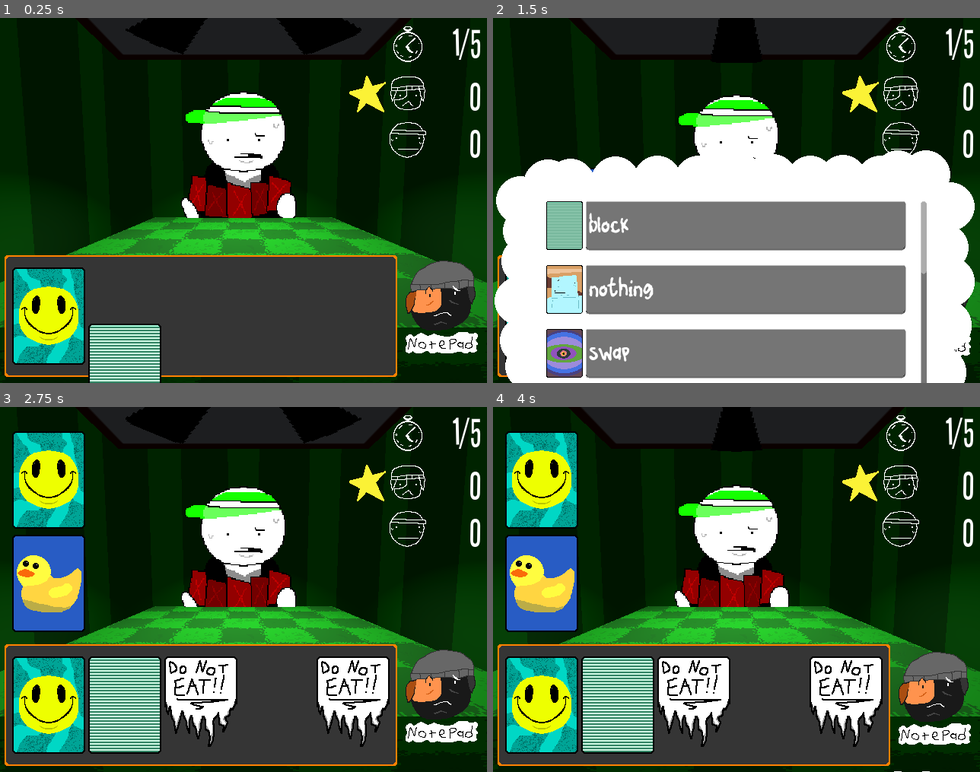
Above: before the commit, frames 1-4 (two rows, left to right).
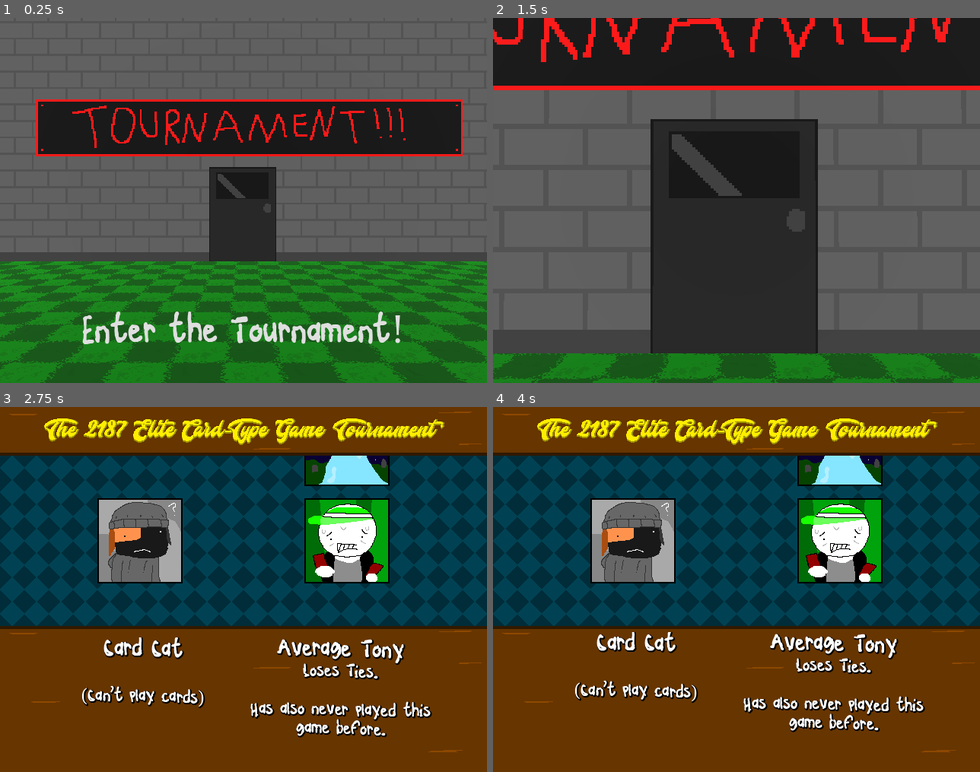
Above: after the commit, the same moments.

Repository: willslyman/kat-kards
Game: Godot game, scene res://scenes/main.tscn
The game is run twice, just before and just after one commit, with the same random seed, the same clock (stepped at 60 frames per second) and the same inputs.
Inputs (mouse positions are in pixels of both pictures, inside the frame that each line leads up to):
- Up to frame 1 (0.25 s): no input
- Up to frame 2 (1.5 s): click (736, 331) at 0.5 s, where only the run after the commit has a clickable "Enter the Tournament!"; click (936, 310) at 1.27 s
- Up to frame 3 (2.75 s): click (438, 735) at 2.02 s
- Up to frame 4 (4 s): click (936, 695) at 2.77 s; click (931, 735) at 3.52 s

The runs differ from the first frame. In frame 1, 98% of the frame differs, in the area x 0-100%, y 0-100%; in frame 2, 89%; in frame 3, 99%; in frame 4, 99%.

Commit message:
basic menu

Diff:
--- a/scenes/card_ui.tscn
+++ b/scenes/card_ui.tscn
@@ -177,7 +177,7 @@
 "times": PackedFloat32Array(0),
 "transitions": PackedFloat32Array(1),
 "update": 0,
-"values": [Vector2(0, 0)]
+"values": [Vector2(0, -194)]
 }
 tracks/1/type = "value"
 tracks/1/imported = false
@@ -189,7 +189,7 @@
 "times": PackedFloat32Array(0),
 "transitions": PackedFloat32Array(1),
 "update": 0,
-"values": [Vector2(0, 0)]
+"values": [Vector2(0, -194)]
 }
 
 [sub_resource type="Animation" id="Animation_ti0j5"]
@@ -269,7 +269,7 @@
 "times": PackedFloat32Array(0),
 "transitions": PackedFloat32Array(1),
 "update": 0,
-"values": [Vector2(264, 392)]
+"values": [Vector2(264, 570)]
 }
 
 [sub_resource type="Animation" id="Animation_birkm"]
@@ -358,13 +358,13 @@
 tracks/0/imported = false
 tracks/0/enabled = true
 tracks/0/path = NodePath(".:position")
-tracks/0/interp = 1
-tracks/0/loop_wrap = true
-tracks/0/keys = {
-"times": PackedFloat32Array(0),
-"transitions": PackedFloat32Array(1),
-"update": 0,
-"values": [Vector2(528, 312)]
+tracks/0/interp = 2
+tracks/0/loop_wrap = true
+tracks/0/keys = {
+"times": PackedFloat32Array(0),
+"transitions": PackedFloat32Array(1),
+"update": 0,
+"values": [Vector2(648, 312)]
 }
 
 [sub_resource type="Animation" id="Animation_18v6j"]
@@ -506,8 +506,9 @@
 
 [node name="Round" type="Control" parent="UI"]
 anchors_preset = 0
+offset_top = -194.0
 offset_right = 640.0
-offset_bottom = 131.0
+offset_bottom = -63.0
 
 [node name="RoundIcon" type="Sprite2D" parent="UI/Round"]
 position = Vector2(536, 34)
@@ -531,6 +532,8 @@
 anchors_preset = 15
 anchor_right = 1.0
 anchor_bottom = 1.0
+offset_top = -194.0
+offset_bottom = -194.0
 grow_horizontal = 2
 grow_vertical = 2
 
@@ -681,7 +684,7 @@
 [node name="Opponent" type="Node" parent="."]
 
 [node name="MyCards" type="Sprite2D" parent="."]
-position = Vector2(264, 392)
+position = Vector2(264, 570)
 texture = ExtResource("2_e1hm3")
 
 [node name="AnimationPlayer" type="AnimationPlayer" parent="MyCards"]
@@ -719,9 +722,9 @@
 
 [node name="NotepadButt" type="Button" parent="."]
 layout_mode = 0
-offset_left = 528.0
+offset_left = 648.0
 offset_top = 312.0
-offset_right = 632.0
+offset_right = 752.0
 offset_bottom = 448.0
 focus_mode = 0
 icon = ExtResource("9_gf8qa")
@@ -731,7 +734,6 @@
 libraries = {
 &"": SubResource("AnimationLibrary_18v6j")
 }
-autoplay = "move"
 
 [node name="Notepad" parent="." instance=ExtResource("6_psgti")]
 z_index = 12
--- a/scenes/main.tscn
+++ b/scenes/main.tscn
@@ -15,6 +15,46 @@
 [ext_resource type="Texture2D" uid="uid://cnlal2h28a70r" path="res://textures/tournament_icons/opp3.png" id="12_trceg"]
 [ext_resource type="Texture2D" uid="uid://s1k6ktrfeeka" path="res://textures/fan.png" id="14_a8y0u"]
 [ext_resource type="FontFile" uid="uid://bu64c3g4fm4qm" path="res://fonts/Zinterview.ttf" id="15_jkv2x"]
+[ext_resource type="Texture2D" uid="uid://cpc5pyv2l03ml" path="res://textures/menu.png" id="16_jbj1t"]
+[ext_resource type="Texture2D" uid="uid://blnfn4lrrcj8r" path="res://textures/table1.png" id="17_muem4"]
+
+[sub_resource type="Animation" id="Animation_dp3eg"]
+resource_name = "hide"
+length = 0.5
+step = 0.1
+tracks/0/type = "value"
+tracks/0/imported = false
+tracks/0/enabled = true
+tracks/0/path = NodePath("Start:position")
+tracks/0/interp = 1
+tracks/0/loop_wrap = true
+tracks/0/keys = {
+"times": PackedFloat32Array(0, 0.5),
+"transitions": PackedFloat32Array(0.3, 1),
+"update": 0,
+"values": [Vector2(106.5, 376), Vector2(106.5, 496)]
+}
+
+[sub_resource type="Animation" id="Animation_0ld40"]
+length = 0.001
+tracks/0/type = "value"
+tracks/0/imported = false
+tracks/0/enabled = true
+tracks/0/path = NodePath("Start:position")
+tracks/0/interp = 1
+tracks/0/loop_wrap = true
+tracks/0/keys = {
+"times": PackedFloat32Array(0),
+"transitions": PackedFloat32Array(1),
+"update": 0,
+"values": [Vector2(106.5, 376)]
+}
+
+[sub_resource type="AnimationLibrary" id="AnimationLibrary_gqmmt"]
+_data = {
+&"RESET": SubResource("Animation_0ld40"),
+&"hide": SubResource("Animation_dp3eg")
+}
 
 [sub_resource type="Animation" id="Animation_tipki"]
 length = 0.001
@@ -28,7 +68,7 @@
 "times": PackedFloat32Array(0),
 "transitions": PackedFloat32Array(1),
 "update": 0,
-"values": [Vector3(0, 1.1102806, 2.4705513)]
+"values": [Vector3(0, 0.5, 12.27)]
 }
 tracks/1/type = "value"
 tracks/1/imported = false
@@ -40,7 +80,7 @@
 "times": PackedFloat32Array(0),
 "transitions": PackedFloat32Array(1),
 "update": 0,
-"values": [Vector3(-0.08637637, 0, 0)]
+"values": [Vector3(0, 0, 0)]
 }
 tracks/2/type = "value"
 tracks/2/imported = false
@@ -94,9 +134,83 @@
 "values": [Vector3(1, 1, 1)]
 }
 
+[sub_resource type="Animation" id="Animation_muem4"]
+resource_name = "intro"
+length = 2.0
+step = 0.1
+tracks/0/type = "value"
+tracks/0/imported = false
+tracks/0/enabled = true
+tracks/0/path = NodePath(".:position")
+tracks/0/interp = 1
+tracks/0/loop_wrap = true
+tracks/0/keys = {
+"times": PackedFloat32Array(0, 1.7, 2),
+"transitions": PackedFloat32Array(1, 1, 1),
+"update": 0,
+"values": [Vector3(0, 0.5, 12.27), Vector3(0, 0.5, 2.471), Vector3(0, 1.1102806, 2.4705513)]
+}
+tracks/1/type = "value"
+tracks/1/imported = false
+tracks/1/enabled = true
+tracks/1/path = NodePath(".:rotation")
+tracks/1/interp = 1
+tracks/1/loop_wrap = true
+tracks/1/keys = {
+"times": PackedFloat32Array(0, 0.19999999, 0.4, 0.6, 0.8000001, 1, 1.2, 1.4, 1.6, 1.7, 2),
+"transitions": PackedFloat32Array(1, 1, 1, 1, 1, 1, 1, 1, 1, 1, 1),
+"update": 0,
+"values": [Vector3(0, 0, 0), Vector3(0.017453292, 0, 0), Vector3(-0.017453292, 0, 0), Vector3(0.017453292, 0, 0), Vector3(-0.017453292, 0, 0), Vector3(0.017453292, 0, 0), Vector3(-0.017453292, 0, 0), Vector3(0.017453292, 0, 0), Vector3(-0.017453292, 0, 0), Vector3(-0.08726646, 0, 0), Vector3(-0.08637637, 0, 0)]
+}
+tracks/2/type = "method"
+tracks/2/imported = false
+tracks/2/enabled = true
+tracks/2/path = NodePath("..")
+tracks/2/interp = 1
+tracks/2/loop_wrap = true
+tracks/2/keys = {
+"times": PackedFloat32Array(1),
+"transitions": PackedFloat32Array(1),
+"values": [{
+"args": [],
+"method": &"set_first_opp"
+}]
+}
+
+[sub_resource type="Animation" id="Animation_yc10j"]
+resource_name = "doot"
+length = 1.8
+step = 0.1
+tracks/0/type = "value"
+tracks/0/imported = false
+tracks/0/enabled = true
+tracks/0/path = NodePath(".:position")
+tracks/0/interp = 1
+tracks/0/loop_wrap = true
+tracks/0/keys = {
+"times": PackedFloat32Array(0, 0.3, 1.8),
+"transitions": PackedFloat32Array(0.3, 0.3, 1),
+"update": 0,
+"values": [Vector3(0, 1.1102806, 3.4854279), Vector3(0, 1.1102806, 3.4854279), Vector3(0, 1.1102806, 2.4705513)]
+}
+tracks/1/type = "value"
+tracks/1/imported = false
+tracks/1/enabled = true
+tracks/1/path = NodePath(".:rotation")
+tracks/1/interp = 1
+tracks/1/loop_wrap = true
+tracks/1/keys = {
+"times": PackedFloat32Array(0, 0.3, 1.8),
+"transitions": PackedFloat32Array(1, 1, 1),
+"update": 0,
+"values": [Vector3(-0.08637637, 0, 0), Vector3(-0.08637637, 0, 0), Vector3(-0.08637637, 0, 0)]
+}
+
 [sub_resource type="AnimationLibrary" id="AnimationLibrary_85g3d"]
 _data = {
 &"RESET": SubResource("Animation_tipki"),
+&"doot": SubResource("Animation_yc10j"),
+&"intro": SubResource("Animation_muem4"),
 &"to_table": SubResource("Animation_o6xl0")
 }
 
@@ -246,6 +360,22 @@
 "transitions": PackedFloat32Array(1),
 "update": 0,
 "values": [Vector2(0, 488)]
+}
+
+[sub_resource type="Animation" id="Animation_jbj1t"]
+resource_name = "show_bios"
+step = 0.1
+tracks/0/type = "value"
+tracks/0/imported = false
+tracks/0/enabled = true
+tracks/0/path = NodePath("TUI/Bios:position")
+tracks/0/interp = 1
+tracks/0/loop_wrap = true
+tracks/0/keys = {
+"times": PackedFloat32Array(0, 1),
+"transitions": PackedFloat32Array(0.3, 1),
+"update": 0,
+"values": [Vector2(0, 488), Vector2(0, 288)]
 }
 
 [sub_resource type="Animation" id="Animation_trceg"]
@@ -354,20 +484,69 @@
 "values": [Vector2(0, 488)]
 }
 
-[sub_resource type="Animation" id="Animation_jbj1t"]
-resource_name = "show_bios"
+[sub_resource type="Animation" id="Animation_gqmmt"]
+resource_name = "to_tournament_first"
+length = 0.5
 step = 0.1
 tracks/0/type = "value"
 tracks/0/imported = false
 tracks/0/enabled = true
-tracks/0/path = NodePath("TUI/Bios:position")
-tracks/0/interp = 1
-tracks/0/loop_wrap = true
-tracks/0/keys = {
-"times": PackedFloat32Array(0, 1),
+tracks/0/path = NodePath("TUI:visible")
+tracks/0/interp = 1
+tracks/0/loop_wrap = true
+tracks/0/keys = {
+"times": PackedFloat32Array(0),
+"transitions": PackedFloat32Array(1),
+"update": 1,
+"values": [true]
+}
+tracks/1/type = "value"
+tracks/1/imported = false
+tracks/1/enabled = true
+tracks/1/path = NodePath("TUI:position")
+tracks/1/interp = 1
+tracks/1/loop_wrap = true
+tracks/1/keys = {
+"times": PackedFloat32Array(0),
+"transitions": PackedFloat32Array(1),
+"update": 0,
+"values": [Vector2(0, 0)]
+}
+tracks/2/type = "value"
+tracks/2/imported = false
+tracks/2/enabled = true
+tracks/2/path = NodePath("TUI/Back:position")
+tracks/2/interp = 1
+tracks/2/loop_wrap = true
+tracks/2/keys = {
+"times": PackedFloat32Array(0),
+"transitions": PackedFloat32Array(1),
+"update": 0,
+"values": [Vector2(0, 64)]
+}
+tracks/3/type = "value"
+tracks/3/imported = false
+tracks/3/enabled = true
+tracks/3/path = NodePath("TUI:scale")
+tracks/3/interp = 1
+tracks/3/loop_wrap = true
+tracks/3/keys = {
+"times": PackedFloat32Array(0, 0.5),
 "transitions": PackedFloat32Array(0.3, 1),
 "update": 0,
-"values": [Vector2(0, 488), Vector2(0, 288)]
+"values": [Vector2(0, 0), Vector2(1, 1)]
+}
+tracks/4/type = "value"
+tracks/4/imported = false
+tracks/4/enabled = true
+tracks/4/path = NodePath("TUI/Bios:position")
+tracks/4/interp = 1
+tracks/4/loop_wrap = true
+tracks/4/keys = {
+"times": PackedFloat32Array(0),
+"transitions": PackedFloat32Array(1),
+"update": 0,
+"values": [Vector2(0, 488)]
 }
 
 [sub_resource type="AnimationLibrary" id="AnimationLibrary_eb6dy"]
@@ -375,8 +554,22 @@
 &"RESET": SubResource("Animation_eb6dy"),
 &"show_bios": SubResource("Animation_jbj1t"),
 &"start_round": SubResource("Animation_trceg"),
-&"to_tournament": SubResource("Animation_ya4ey")
-}
+&"to_tournament": SubResource("Animation_ya4ey"),
+&"to_tournament_first": SubResource("Animation_gqmmt")
+}
+
+[sub_resource type="BoxMesh" id="BoxMesh_muem4"]
+size = Vector3(20, 20, 1)
+
+[sub_resource type="StandardMaterial3D" id="StandardMaterial3D_dp3eg"]
+albedo_texture = ExtResource("16_jbj1t")
+uv1_scale = Vector3(3.01, 2.04, 2.04)
+texture_filter = 0
+
+[sub_resource type="StandardMaterial3D" id="StandardMaterial3D_0ld40"]
+albedo_texture = ExtResource("17_muem4")
+uv1_scale = Vector3(40, 40, 40)
+texture_filter = 0
 
 [node name="Main" type="Node3D"]
 script = ExtResource("1_tefeu")
@@ -384,8 +577,43 @@
 
 [node name="Arena" parent="." instance=ExtResource("1_tbgi4")]
 
+[node name="Menu" type="Control" parent="."]
+layout_mode = 3
+anchors_preset = 15
+anchor_right = 1.0
+anchor_bottom = 1.0
+grow_horizontal = 2
+grow_vertical = 2
+mouse_filter = 2
+
+[node name="Start" type="Button" parent="Menu"]
+layout_mode = 1
+anchors_preset = 8
+anchor_left = 0.5
+anchor_top = 0.5
+anchor_right = 0.5
+anchor_bottom = 0.5
+offset_left = -213.5
+offset_top = 136.0
+offset_right = 213.5
+offset_bottom = 209.0
+grow_horizontal = 2
+grow_vertical = 2
+focus_mode = 0
+mouse_default_cursor_shape = 2
+theme_override_colors/font_hover_color = Color(0.9490196, 0.9490196, 0, 1)
+theme_override_fonts/font = ExtResource("15_jkv2x")
+theme_override_font_sizes/font_size = 48
+text = "Enter the Tournament!"
+flat = true
+
+[node name="AnimationPlayer" type="AnimationPlayer" parent="Menu"]
+libraries = {
+&"": SubResource("AnimationLibrary_gqmmt")
+}
+
 [node name="Camera3D" type="Camera3D" parent="."]
-transform = Transform3D(1, 0, 0, 0, 0.9962719, 0.086269, 0, -0.086269, 0.9962719, 0, 1.1102806, 2.4705513)
+transform = Transform3D(1, 0, 0, 0, 1, 0, 0, 0, 1, 0, 0.5, 12.27)
 
 [node name="AnimationPlayer" type="AnimationPlayer" parent="Camera3D"]
 libraries = {
@@ -475,11 +703,13 @@
 
 [node name="TUI" type="Control" parent="Tournament"]
 visible = false
+clip_contents = true
 layout_mode = 1
 anchors_preset = 15
 anchor_right = 1.0
 anchor_bottom = 1.0
 offset_top = -480.0
+offset_right = -0.00024414063
 offset_bottom = -480.0
 grow_horizontal = 2
 grow_vertical = 2
@@ -573,6 +803,7 @@
 offset_bottom = 671.9999
 
 [node name="YouBio" type="RichTextLabel" parent="Tournament/TUI/Bios"]
+visible = false
 layout_mode = 0
 offset_left = 72.0
 offset_top = 8.0
@@ -591,6 +822,7 @@
 horizontal_alignment = 1
 
 [node name="OppBio1" type="RichTextLabel" parent="Tournament/TUI/Bios"]
+visible = false
 layout_mode = 0
 offset_left = 312.0
 offset_top = 8.0
@@ -656,4 +888,18 @@
 &"": SubResource("AnimationLibrary_eb6dy")
 }
 
+[node name="StoreWall" type="MeshInstance3D" parent="."]
+transform = Transform3D(1, 0, 0, 0, 1, 0, 0, 0, 1, 0, 7.7376347, 2.9402332)
+mesh = SubResource("BoxMesh_muem4")
+surface_material_override/0 = SubResource("StandardMaterial3D_dp3eg")
+
+[node name="Grass" type="MeshInstance3D" parent="."]
+transform = Transform3D(1, 0, 0, 0, -4.371139e-08, 1, 0, -1, -4.371139e-08, 0, -2.2623653, 11.940233)
+mesh = SubResource("BoxMesh_muem4")
+surface_material_override/0 = SubResource("StandardMaterial3D_0ld40")
+
+[node name="DirectionalLight3D" type="DirectionalLight3D" parent="."]
+transform = Transform3D(0.8660254, 0.4330127, 0.25, -0.5, 0.75, 0.4330127, 0, -0.5, 0.8660254, 0, 0, 0)
+
 [connection signal="hand_completed" from="Arena" to="." method="_on_arena_hand_completed"]
+[connection signal="pressed" from="Menu/Start" to="." method="_on_start_pressed"]
--- a/scripts/main.gd
+++ b/scripts/main.gd
@@ -23,8 +23,7 @@
 	CardList.assign_textures()
 	if debug_info:
 		CardList.debug_set_cardnames()
-	arena.set_up_round(96, Color.WHITE, "res://textures/opp1_ui.png")
-	arena.deal_cards()
+
 	opp_sprite.play("idle")
 
 func to_table() -> void:
@@ -64,6 +63,8 @@
 
 func set_new_opponent() -> void:
 	match current_game:
+		0:
+			arena.set_up_round(96, Color.WHITE, "res://textures/opp1_ui.png")
 		1:
 			$Tournament/TUI/Bios/OppBio1.hide()
 			$Tournament/TUI/Bios/OppBio2.show()
@@ -86,3 +87,26 @@
 			$Opp/Sprite3D.sprite_frames = load("res://textures/opp3.tres")
 			opp_sprite.play("idle")
 			arena.set_up_round(192, Color.RED, "res://textures/opp3_ui.png")
+
+
+func _on_start_pressed() -> void:
+	$Menu/AnimationPlayer.play("hide")
+	$Camera3D/AnimationPlayer.play("intro")
+
+func set_first_opp() -> void:
+	tournament_anim.play("to_tournament_first")
+	await tournament_anim.animation_finished
+	$Tournament/TUI/Bios/YouBio.show()
+	$Tournament/TUI/Bios/OppBio1.show()
+
+	set_new_opponent()
+	tournament_anim.play("show_bios")
+	$DirectionalLight3D.queue_free()
+
+	await get_tree().create_timer(3.0, false).timeout
+
+	tournament_anim.play("start_round")
+	$Camera3D/AnimationPlayer.play("doot")
+	await tournament_anim.animation_finished
+
+	arena.new_game()
Not shown: 1 places in scenes/main.tscn that only renumber resources
Binary file added: textures/menu.png
Not shown, added: textures/menu.png.import
